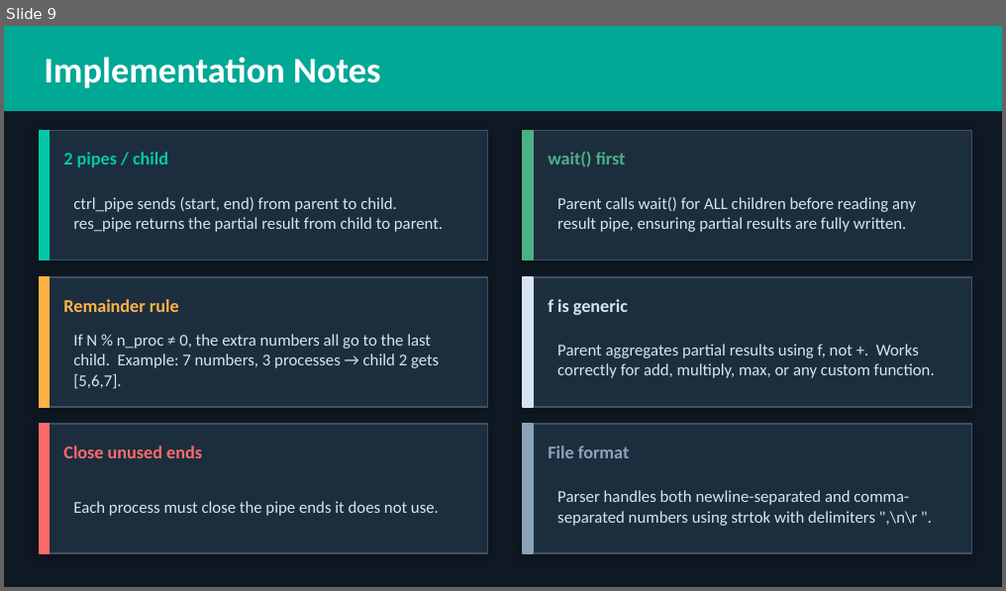
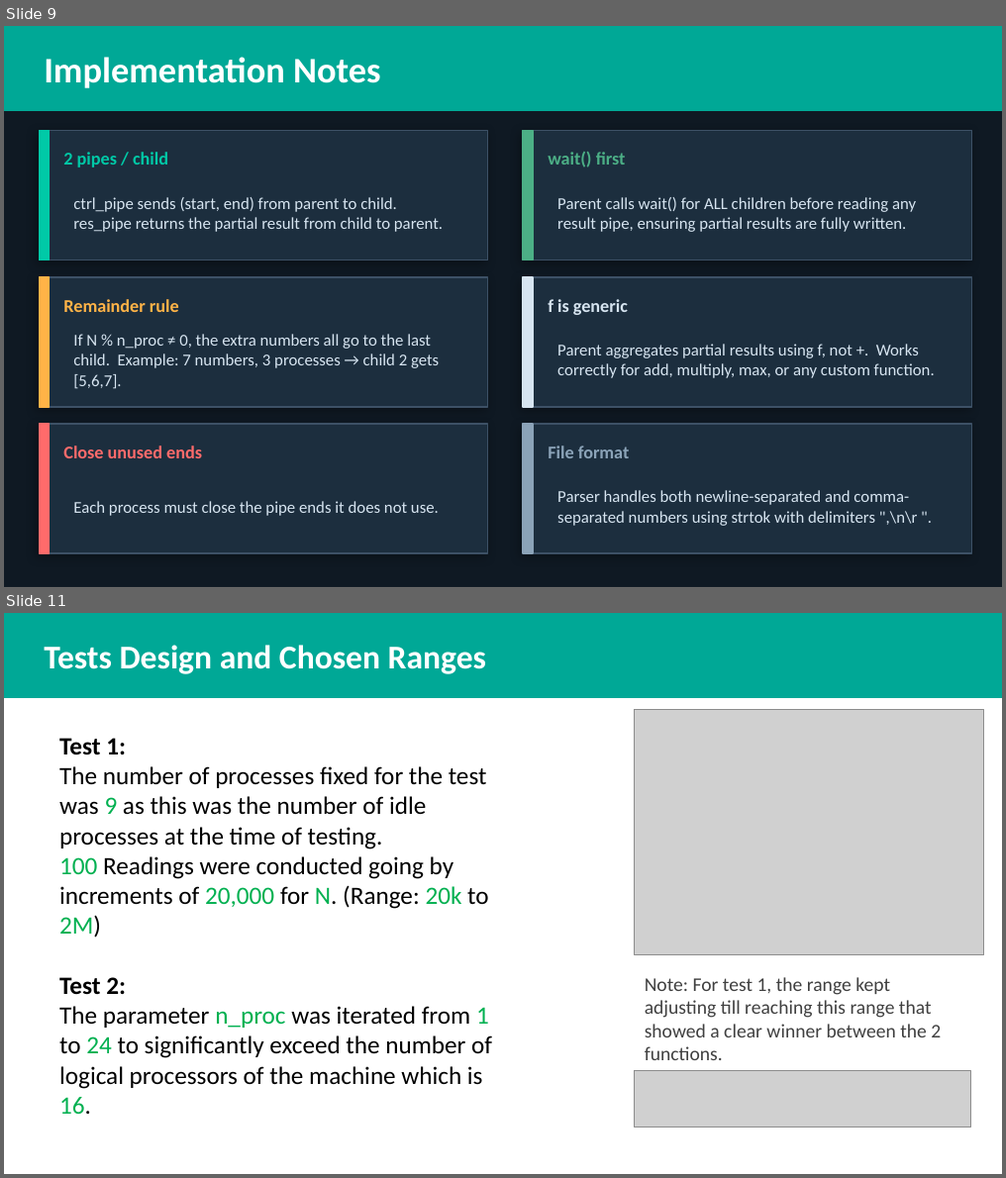
Before and after one commit to Sama3mad/OS-Lab-Project-4---The-fork-and-pipe-System-Calls, a slide deck: OS_Lab_Project_Slides.pptx. Shown one above the other, each under a label of ours: slide 9 before the commit, slides 9 and 11 after it; the slides between them are not shown. The pictures are 1006x591 and 1006x1178 pixels, drawn with LibreOffice and Linux fonts; fonts in the diff are those of the drawing; grey boxes stand for pictures. Boxes give left, top, right and bottom in pixels: in the first picture for what was removed or moved away, otherwise in the second. Text is boxed around its words. In the diff, an @@ line names an element or a change of style, - is before the commit and + after.

```diff
--- a/OS_Lab_Project_Slides.pptx
+++ b/OS_Lab_Project_Slides.pptx
@@ slide 11 added at (x1=4, y1=613, x2=1002, y2=1174), background #FFFFFF @@
@@ rectangle added at (x1=4, y1=613, x2=1002, y2=698), fill #00A896, outline #00A896 1 pt @@
@@ text added at (x1=44, y1=645, x2=486, y2=674), 24 pt, text #FFFFFF, bold @@
+Tests Design and Chosen Ranges
@@ picture added at (x1=635, y1=710, x2=984, y2=956) @@
@@ text added at (x1=59, y1=738, x2=492, y2=1114), 18 pt, text #000000 @@
+Test 1:
+The number of processes fixed for the test was 9 as this was the number of idle processes at the time of testing.
+100 Readings were conducted going by increments of 20,000 for N. (Range: 20k to 2M)
+Test 2:
+The parameter n_proc was iterated from 1 to 24 to significantly exceed the number of logical processors of the machine which is 16.
@@ text added at (x1=645, y1=977, x2=941, y2=1060), 14 pt, text #404040 @@
+Note: For test 1, the range kept adjusting till reaching this range that showed a clear winner between the 2 functions.
@@ picture added at (x1=635, y1=1071, x2=971, y2=1127) @@
```
Also in this commit, not shown: 5 other slides added, 3 other files.
